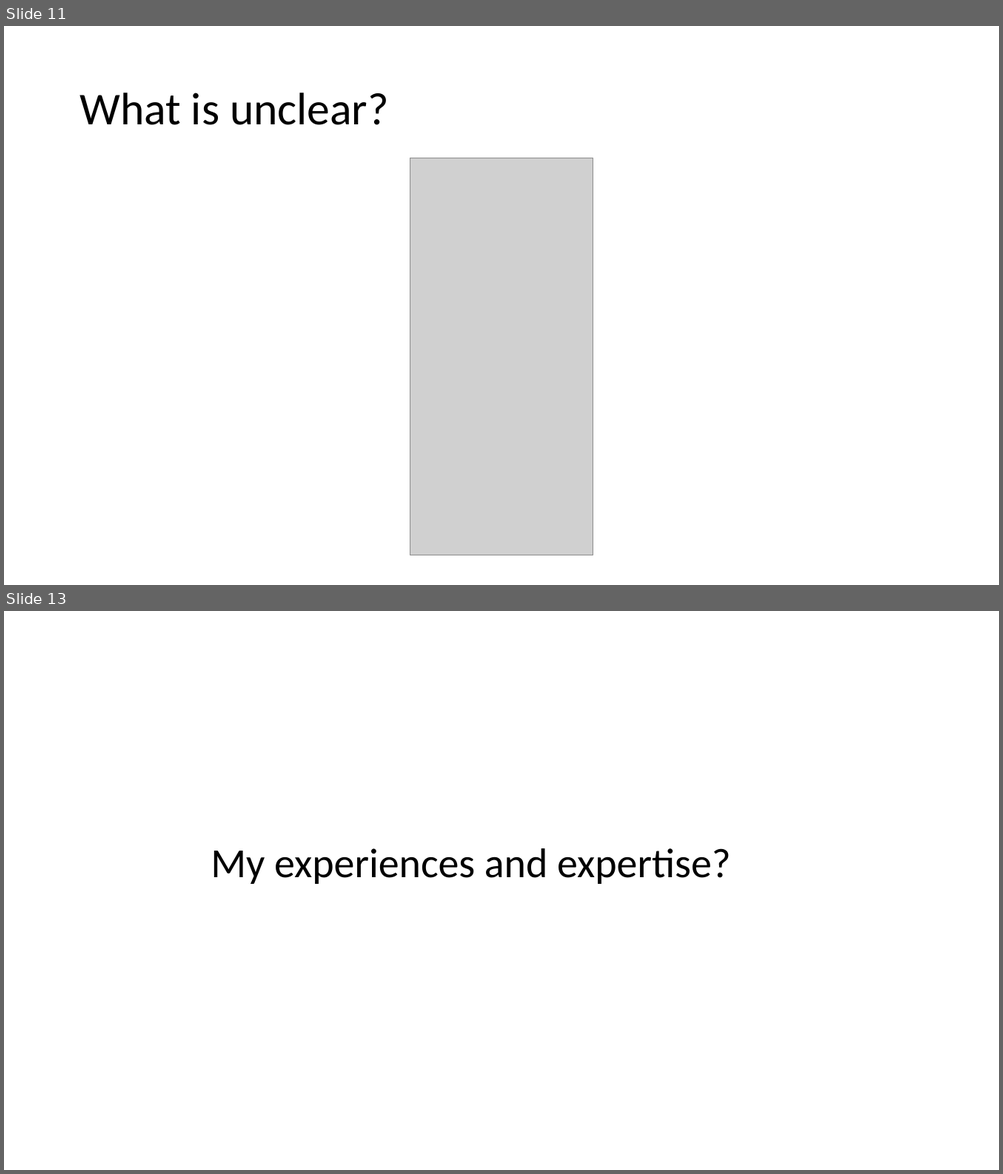
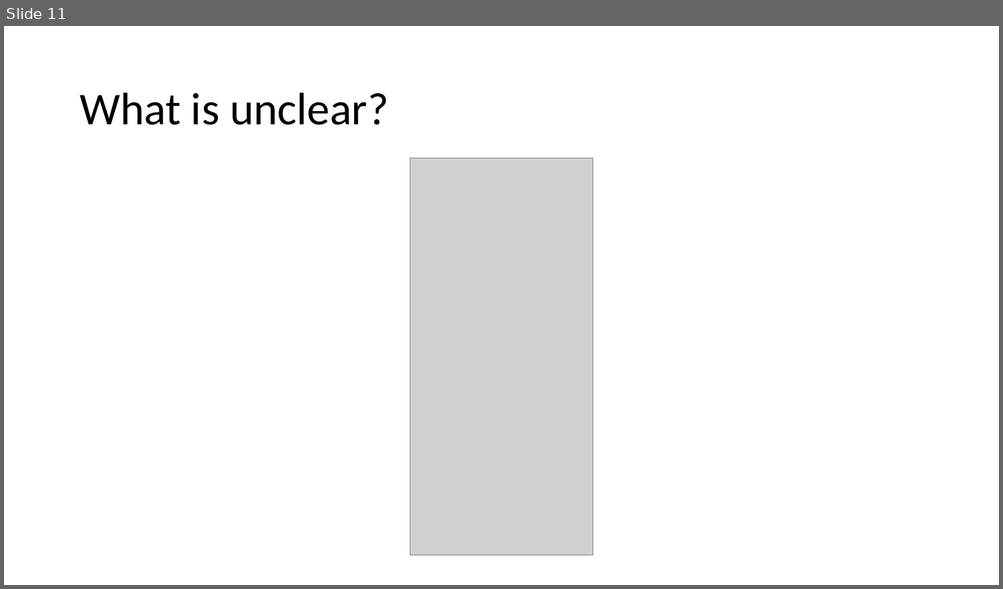
Before and after one commit to JoZonneveld/TCR-python-lessons, a slide deck: Lessons/Jaar 2/Lesson 3/Lesson 3.pptx. Shown one above the other, each under a label of ours: slides 11 and 13 before the commit, slide 11 after it; the slides between them are not shown. The pictures are 1003x1174 and 1003x589 pixels, drawn with LibreOffice and Linux fonts; fonts in the diff are those of the drawing; grey boxes stand for pictures; background and template pictures are left out. Boxes give left, top, right and bottom in pixels: in the first picture for what was removed or moved away, otherwise in the second. Text is boxed around its words. In the diff, an @@ line names an element or a change of style, - is before the commit and + after.

```diff
--- a/Lessons/Jaar 2/Lesson 3/Lesson 3.pptx
+++ b/Lessons/Jaar 2/Lesson 3/Lesson 3.pptx
@@ slide 13 removed at [4, 611, 999, 1170], background #FFFFFF @@
@@ text removed at [210, 849, 731, 884] @@
-My experiences and expertise?
```
Also in this commit, not shown: 1 slide changed, 4 slides added, 1 other slide removed, 2 other files.
